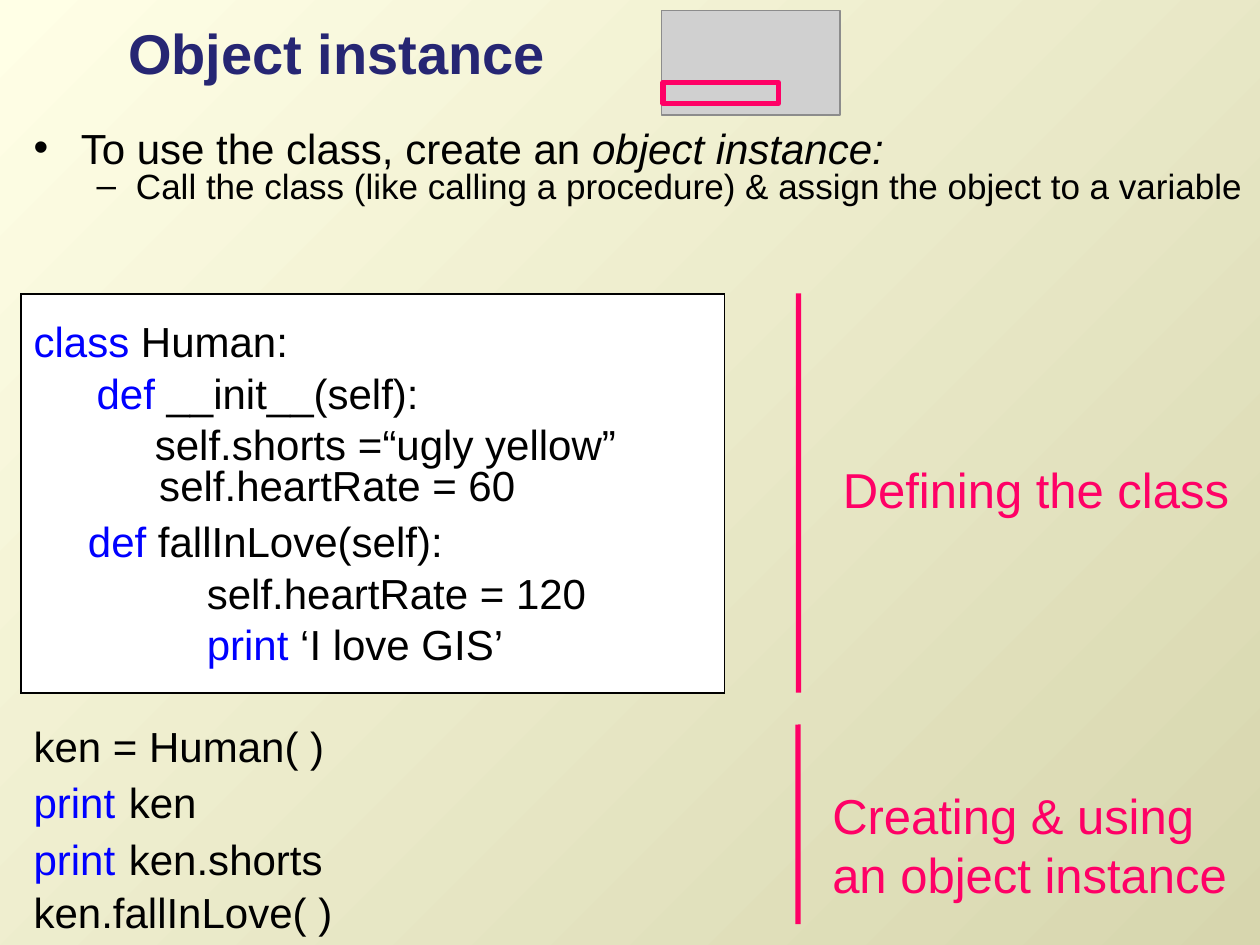
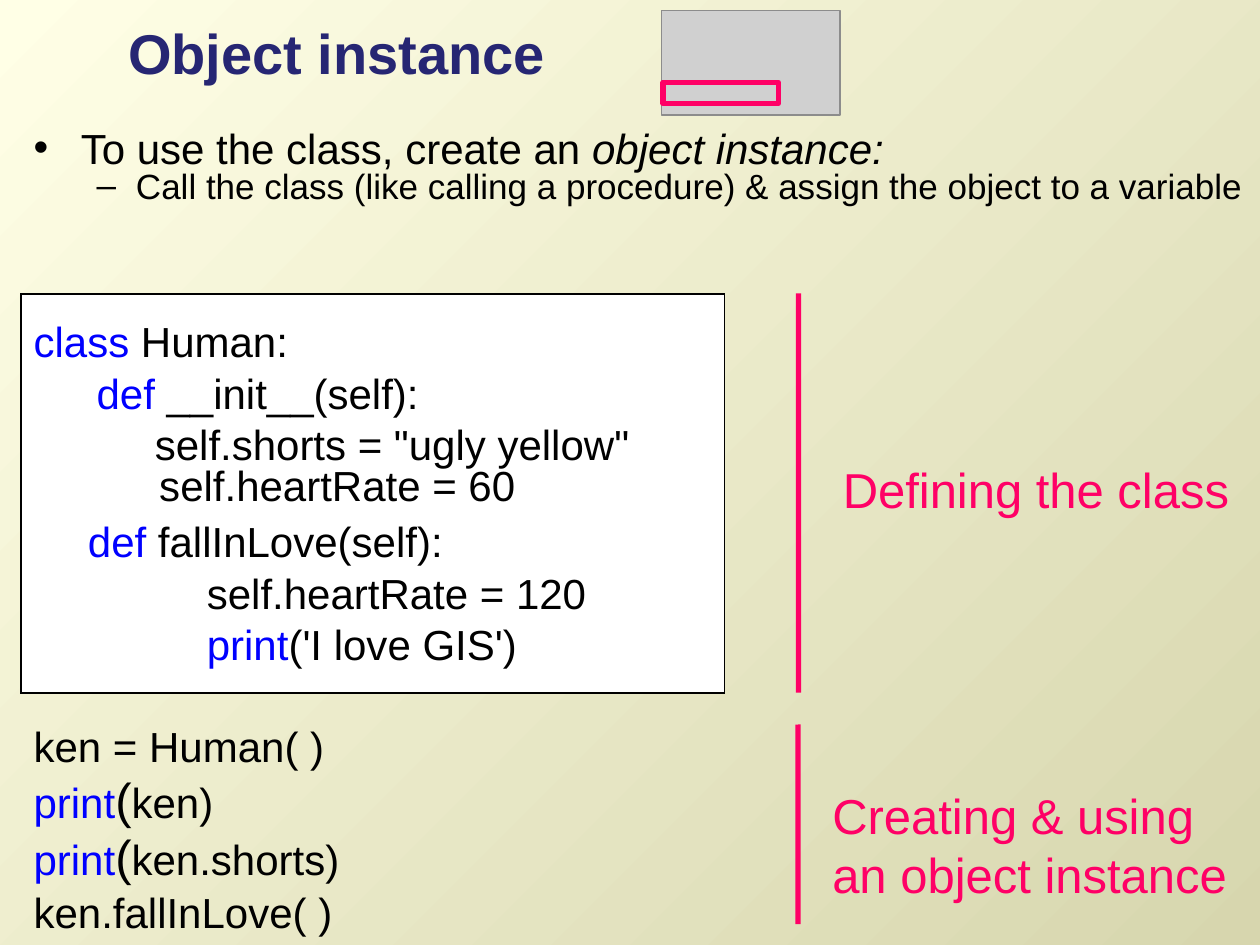
Before and after one commit to lgtateos/gis540, a slide deck: slide 18 of slides/classes.ppt. Drawn at 1260x945 pixels with LibreOffice and Linux fonts; fonts in the diff are those of the drawing; grey boxes stand for pictures. Boxes give left, top, right and bottom in pixels: in the first picture for what was removed or moved away, otherwise in the second. Text is boxed around its words. In the diff, an @@ line names an element or a change of style, - is before the commit and + after.

```diff
--- a/slides/classes.ppt
+++ b/slides/classes.ppt
@@ text at (155, 429, 630, 502): text changed @@
-  self.shorts =“ugly yellow”
-  self.heartRate = 60
+  self.shorts = "ugly yellow"
+  self.heartRate = 60
@@ text at (207, 629, 517, 668): text changed @@
-print ‘I love GIS’
+print('I love GIS')
@@ text at (34, 787, 340, 884): text changed @@
-print ken
-print ken.shorts
+print(ken)
+print(ken.shorts)
```
Also in this commit, not shown: 15 other slides changed.
